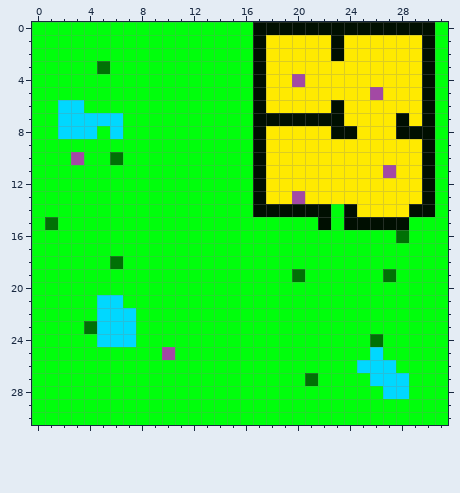
Two states of a pixel-art sprite, src/assets/img/wfc/gas.png. Above: the version before the commit.
The file is 32x31 pixels.
The result:
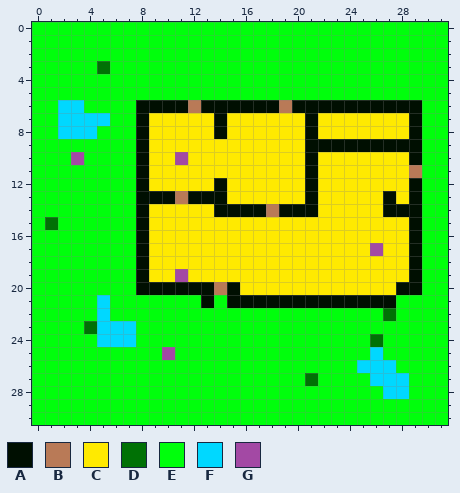
Palette (. is transparent): A #000f01  B #b97a57  C #ffea00  D #007105  E #00ff0c  F #00d8ff  G #a349a4
The edit:
@@ x 0..31 @@
- 0 EEEEEEEEEEEEEEEEEAAAAAAAAAAAAAAE
- 1 EEEEEEEEEEEEEEEEEACCCCCACCCCCCAE
- 2 EEEEEEEEEEEEEEEEEACCCCCACCCCCCAE
- 3 EEEEEDEEEEEEEEEEEACCCCCCCCCCCCAE
- 4 EEEEEEEEEEEEEEEEEACCGCCCCCCCCCAE
- 5 EEEEEEEEEEEEEEEEEACCCCCCCCGCCCAE
- 6 EEFFEEEEEEEEEEEEEACCCCCACCCCCCAE
- 7 EEFFFFFEEEEEEEEEEAAAAAAACCCCACAE
- 8 EEFFFEFEEEEEEEEEEACCCCCAACCCAAAE
- 9 EEEEEEEEEEEEEEEEEACCCCCCCCCCCCAE
-10 EEEGEEDEEEEEEEEEEACCCCCCCCCCCCAE
-11 EEEEEEEEEEEEEEEEEACCCCCCCCCGCCAE
-12 EEEEEEEEEEEEEEEEEACCCCCCCCCCCCAE
-13 EEEEEEEEEEEEEEEEEACCGCCCCCCCCCAE
-14 EEEEEEEEEEEEEEEEEAAAAAAEACCCCAAE
-15 EDEEEEEEEEEEEEEEEEEEEEAEAAAAAEEE
-16 EEEEEEEEEEEEEEEEEEEEEEEEEEEEDEEE
-17 EEEEEEEEEEEEEEEEEEEEEEEEEEEEEEEE
-18 EEEEEEDEEEEEEEEEEEEEEEEEEEEEEEEE
-19 EEEEEEEEEEEEEEEEEEEEDEEEEEEDEEEE
-20 EEEEEEEEEEEEEEEEEEEEEEEEEEEEEEEE
-21 EEEEEFFEEEEEEEEEEEEEEEEEEEEEEEEE
-22 EEEEEFFFEEEEEEEEEEEEEEEEEEEEEEEE
+ 0 EEEEEEEEEEEEEEEEEEEEEEEEEEEEEEEE
+ 1 EEEEEEEEEEEEEEEEEEEEEEEEEEEEEEEE
+ 2 EEEEEEEEEEEEEEEEEEEEEEEEEEEEEEEE
+ 3 EEEEEDEEEEEEEEEEEEEEEEEEEEEEEEEE
+ 4 EEEEEEEEEEEEEEEEEEEEEEEEEEEEEEEE
+ 5 EEEEEEEEEEEEEEEEEEEEEEEEEEEEEEEE
+ 6 EEFFEEEEAAAABAAAAAABAAAAAAAAAAEE
+ 7 EEFFFFEEACCCCCACCCCCCACCCCCCCAEE
+ 8 EEFFFEEEACCCCCACCCCCCACCCCCCCAEE
+ 9 EEEEEEEEACCCCCCCCCCCCAAAAAAAAAEE
+10 EEEGEEEEACCGCCCCCCCCCACCCCCCCAEE
+11 EEEEEEEEACCCCCCCCCCCCACCCCCCCBEE
+12 EEEEEEEEACCCCCACCCCCCACCCCCCCAEE
+13 EEEEEEEEAAABAAACCCCCCACCCCCACAEE
+14 EEEEEEEEACCCCCAAAABAAACCCCCAAAEE
+15 EDEEEEEEACCCCCCCCCCCCCCCCCCCCAEE
+16 EEEEEEEEACCCCCCCCCCCCCCCCCCCCAEE
+17 EEEEEEEEACCCCCCCCCCCCCCCCCGCCAEE
+18 EEEEEEEEACCCCCCCCCCCCCCCCCCCCAEE
+19 EEEEEEEEACCGCCCCCCCCCCCCCCCCCAEE
+20 EEEEEEEEAAAAAABACCCCCCCCCCCCAAEE
+21 EEEEEFEEEEEEEAEAAAAAAAAAAAAAEEEE
+22 EEEEEFEEEEEEEEEEEEEEEEEEEEEDEEEE
 23 EEEEDFFFEEEEEEEEEEEEEEEEEEEEEEEE
Where, in picture pixels (left, top, right, bottom), the same in both pictures:
changed: (110, 22, 435, 321)
